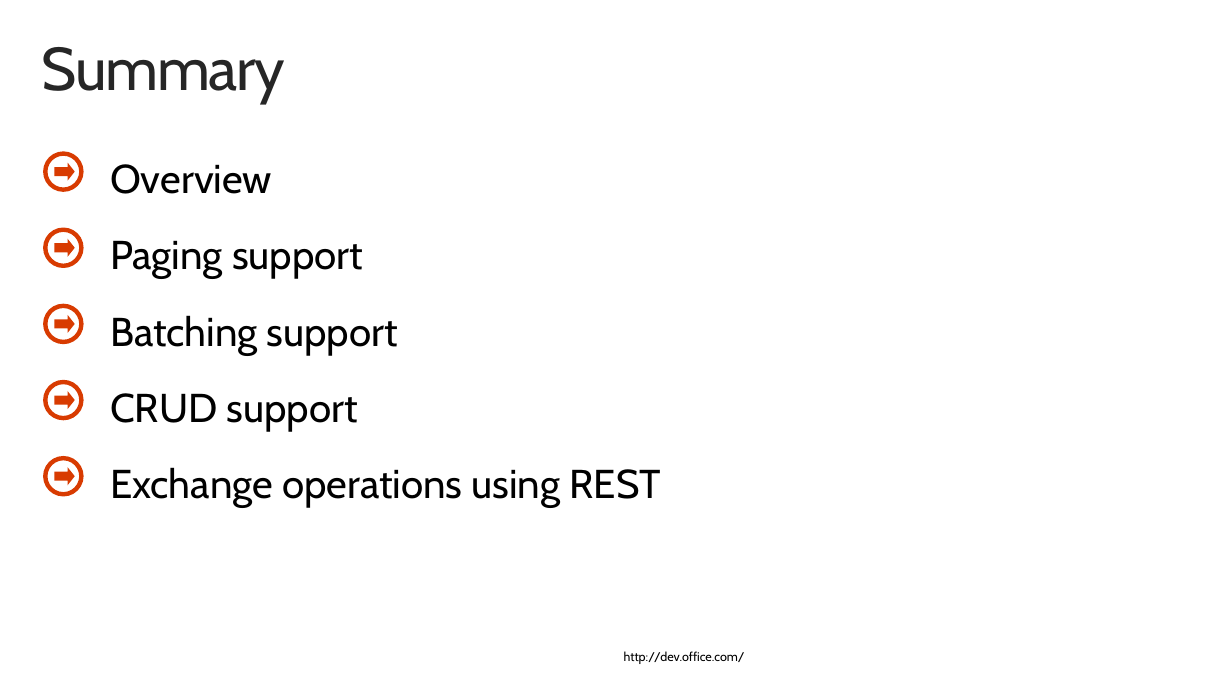
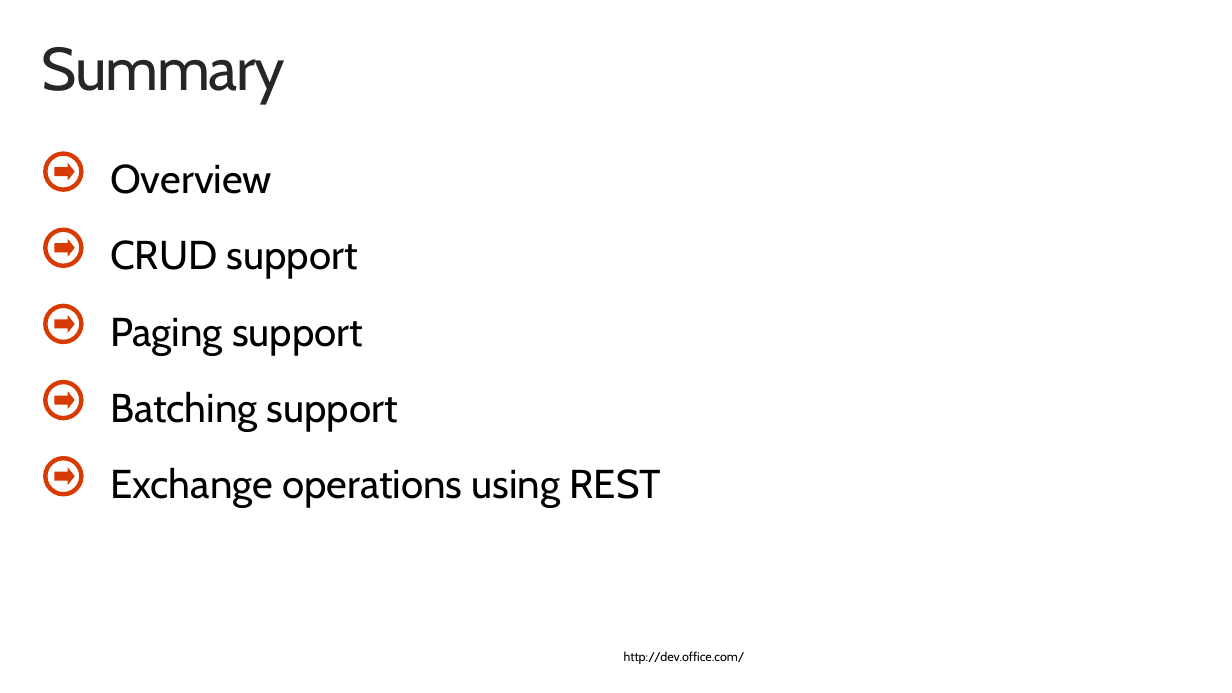
Before and after one commit to fabbbiob/TrainingContent, a slide deck: slide 28 of O3653/O3653-13 Deep Dive into Office 365 APIs for Calendar/O3653-13 Deep Dive into Office 365 APIs for Calendar.pptx. Drawn at 1232x693 pixels with LibreOffice and Linux fonts; fonts in the diff are those of the drawing; background and template pictures are left out. Boxes give left, top, right and bottom in pixels: in the first picture for what was removed or moved away, otherwise in the second. Text is boxed around its words. In the diff, an @@ line names an element or a change of style, - is before the commit and + after.

```diff
--- a/O3653/O3653-13 Deep Dive into Office 365 APIs for Calendar/O3653-13 Deep Dive into Office 365 APIs for Calendar.pptx
+++ b/O3653/O3653-13 Deep Dive into Office 365 APIs for Calendar/O3653-13 Deep Dive into Office 365 APIs for Calendar.pptx
@@ text at [110, 240, 358, 279]: paragraph added @@
+CRUD support
@@ text at [110, 393, 358, 432]: paragraph removed @@
-CRUD support
```
Also in this commit, not shown: 4 other slides changed.
